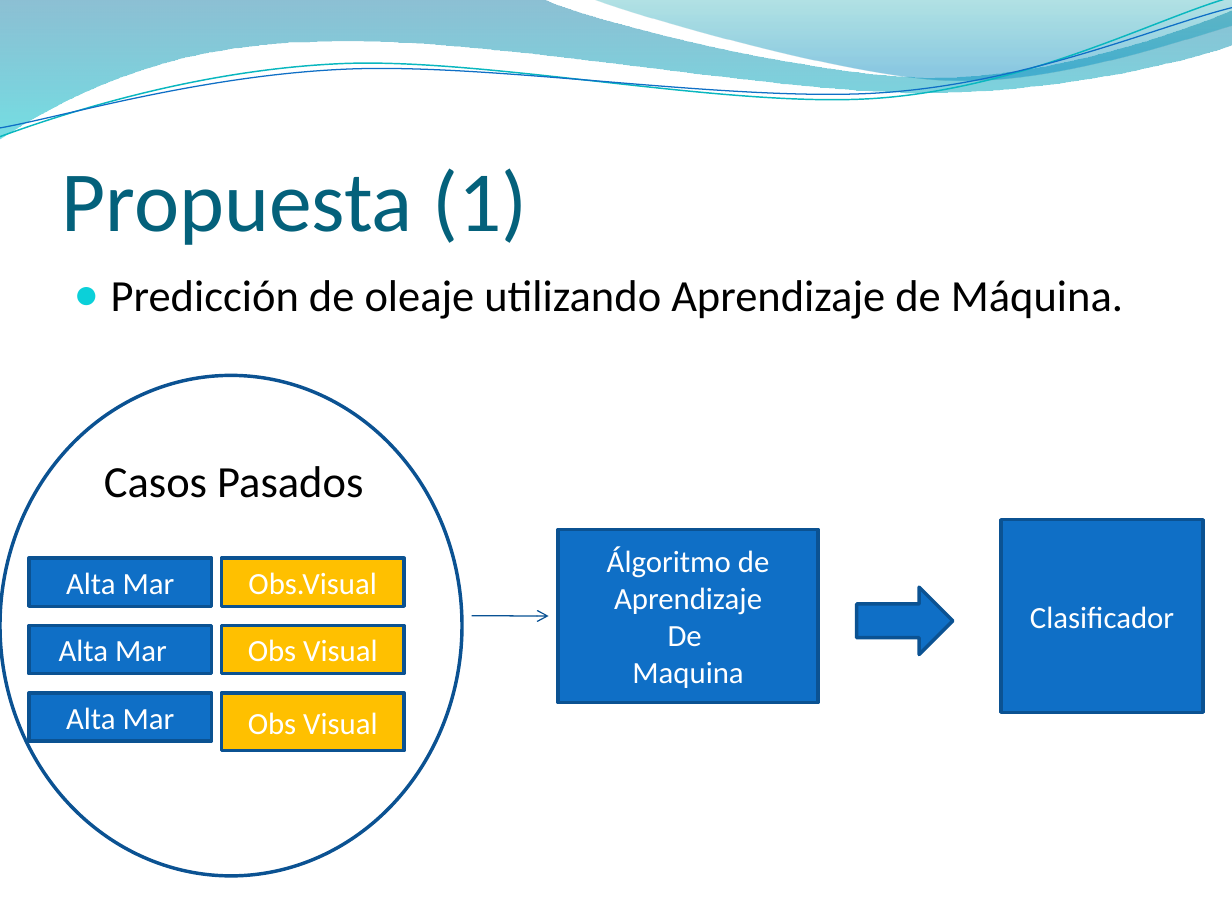
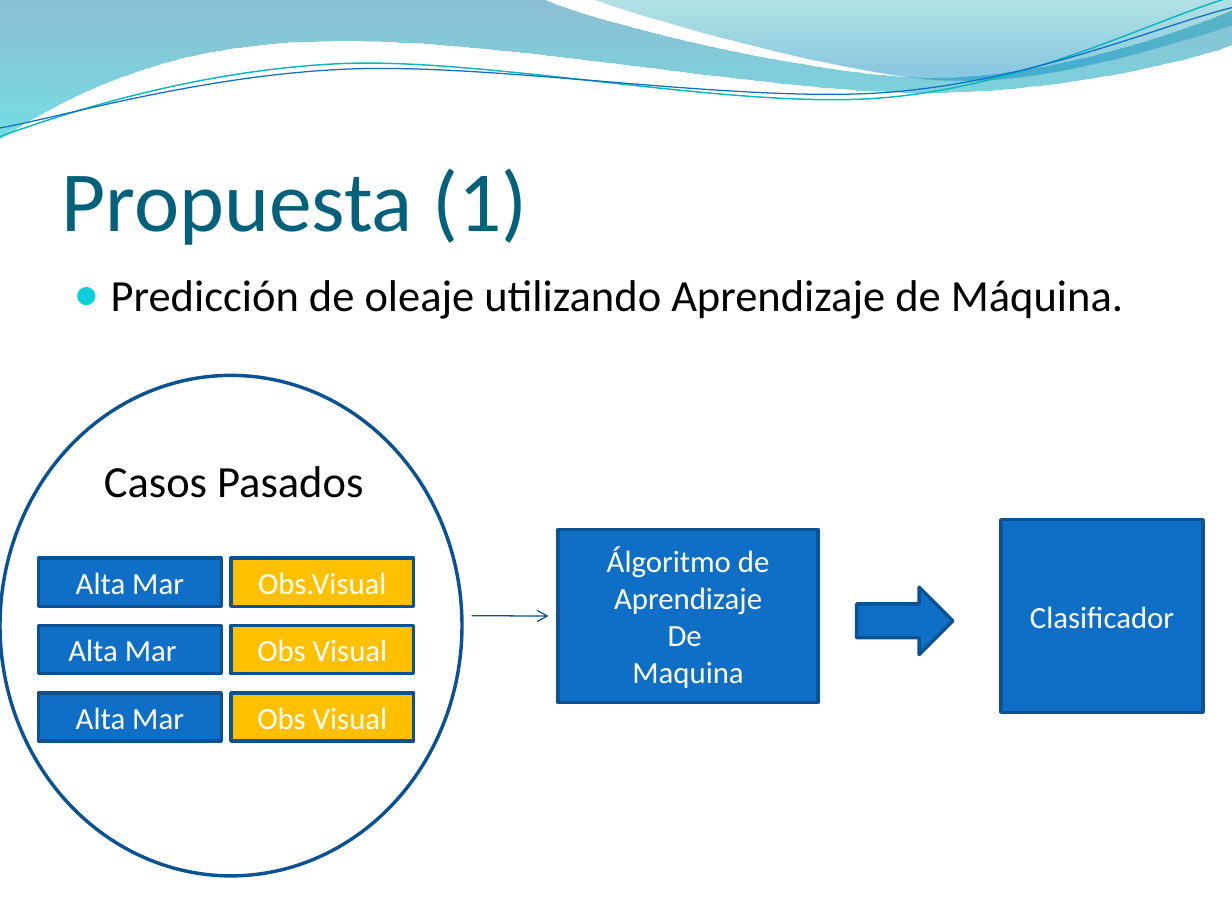
Before and after one commit to jaffadog/neuralito, a slide deck: slide 19 of neuralito/ArfGen/docs/Entregas/Informe Final/presentacion/esteban2.pptx. Drawn at 1232x924 pixels with LibreOffice and Linux fonts; fonts in the diff are those of the drawing; background and template pictures are left out. Boxes give left, top, right and bottom in pixels: in the first picture for what was removed or moved away, otherwise in the second. Text is boxed around its words. In the diff, an @@ line names an element or a change of style, - is before the commit and + after.

```diff
--- a/neuralito/ArfGen/docs/Entregas/Informe Final/presentacion/esteban2.pptx
+++ b/neuralito/ArfGen/docs/Entregas/Informe Final/presentacion/esteban2.pptx
@@ 5 rectangles: place and size @@
-5 rectangles at bbox=[28, 558, 404, 742]
+5 rectangles at bbox=[38, 558, 413, 742]
@@ rectangle "Obs Visual": place and size @@
-rectangle "Obs Visual" at bbox=[222, 694, 404, 752]
+rectangle "Obs Visual" at bbox=[230, 694, 413, 742]
```
Also in this commit, not shown: 8 other slides changed.
